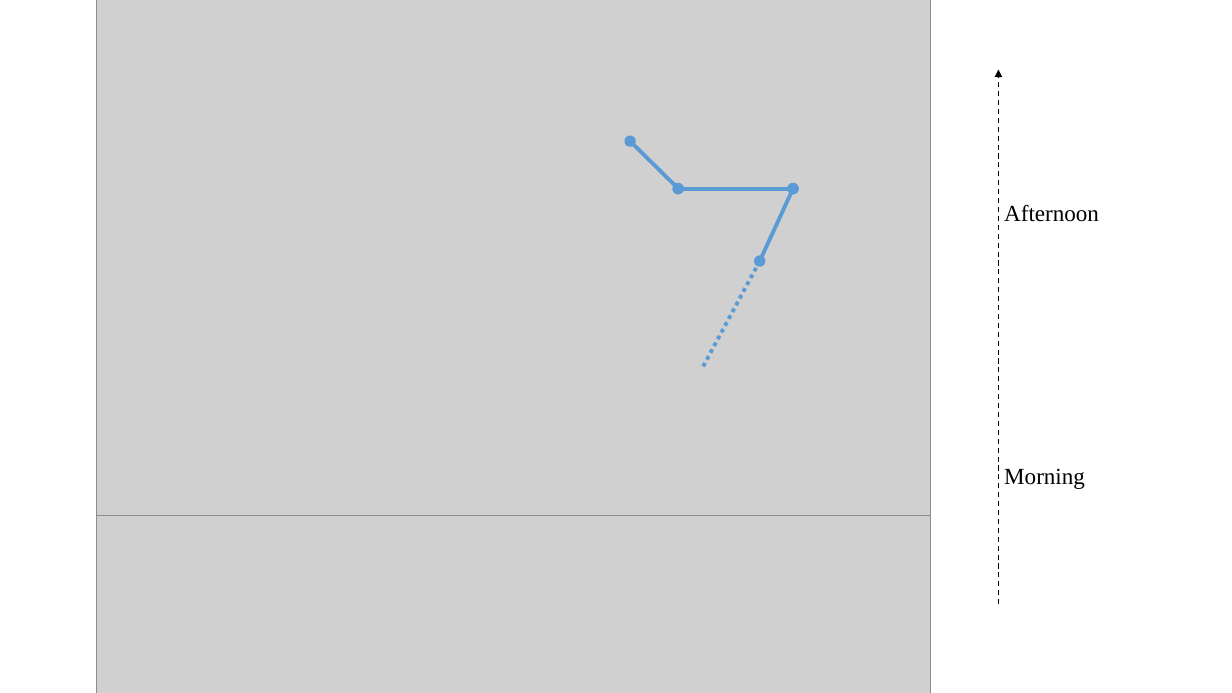
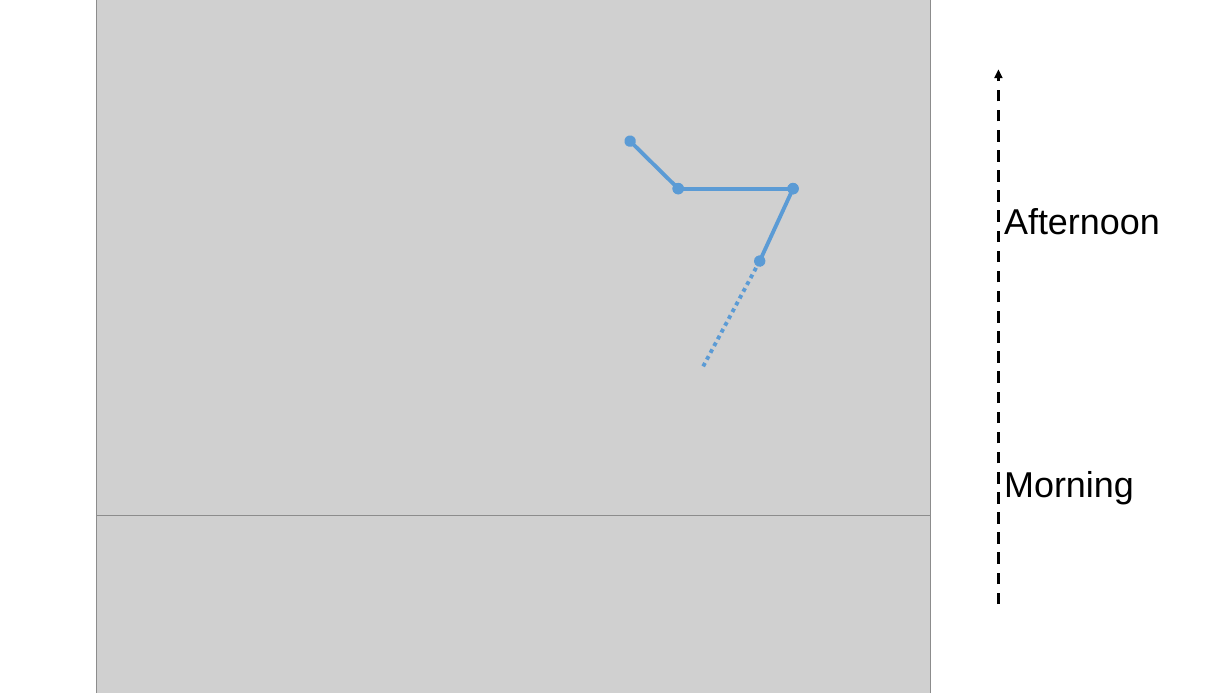
Before and after one commit to w4bo/SEBD-2024-colossal, a slide deck: slide 5 of imgsrc/figures.pptx. Drawn at 1232x693 pixels with LibreOffice and Linux fonts; fonts in the diff are those of the drawing; grey boxes stand for pictures. Boxes give left, top, right and bottom in pixels: in the first picture for what was removed or moved away, otherwise in the second. Text is boxed around its words. In the diff, an @@ line names an element or a change of style, - is before the commit and + after.

```diff
--- a/imgsrc/figures.pptx
+++ b/imgsrc/figures.pptx
@@ arrow (999, 604) - (999, 69): stroke #000000 1 pt dashed to #000000 2.25 pt dashed @@
@@ text "Afternoon" at <box>1004,208,1160,235</box>: size 18 to 28 pt, font Times New Roman to Arial @@
@@ text "Morning" at <box>1004,471,1134,504</box>: size 18 to 28 pt, font Times New Roman to Arial @@
```
Also in this commit, not shown: 1 other file.
